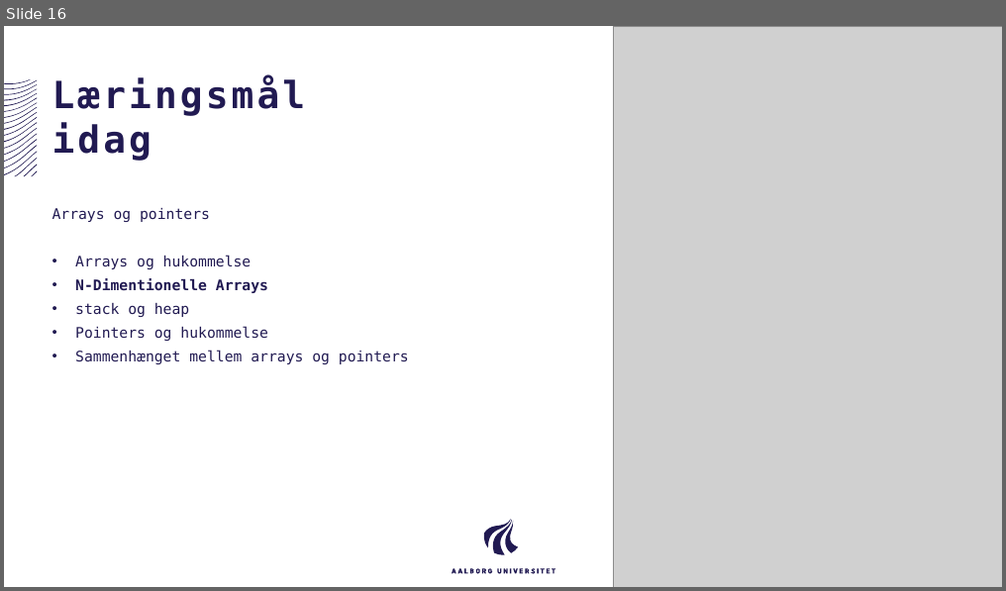
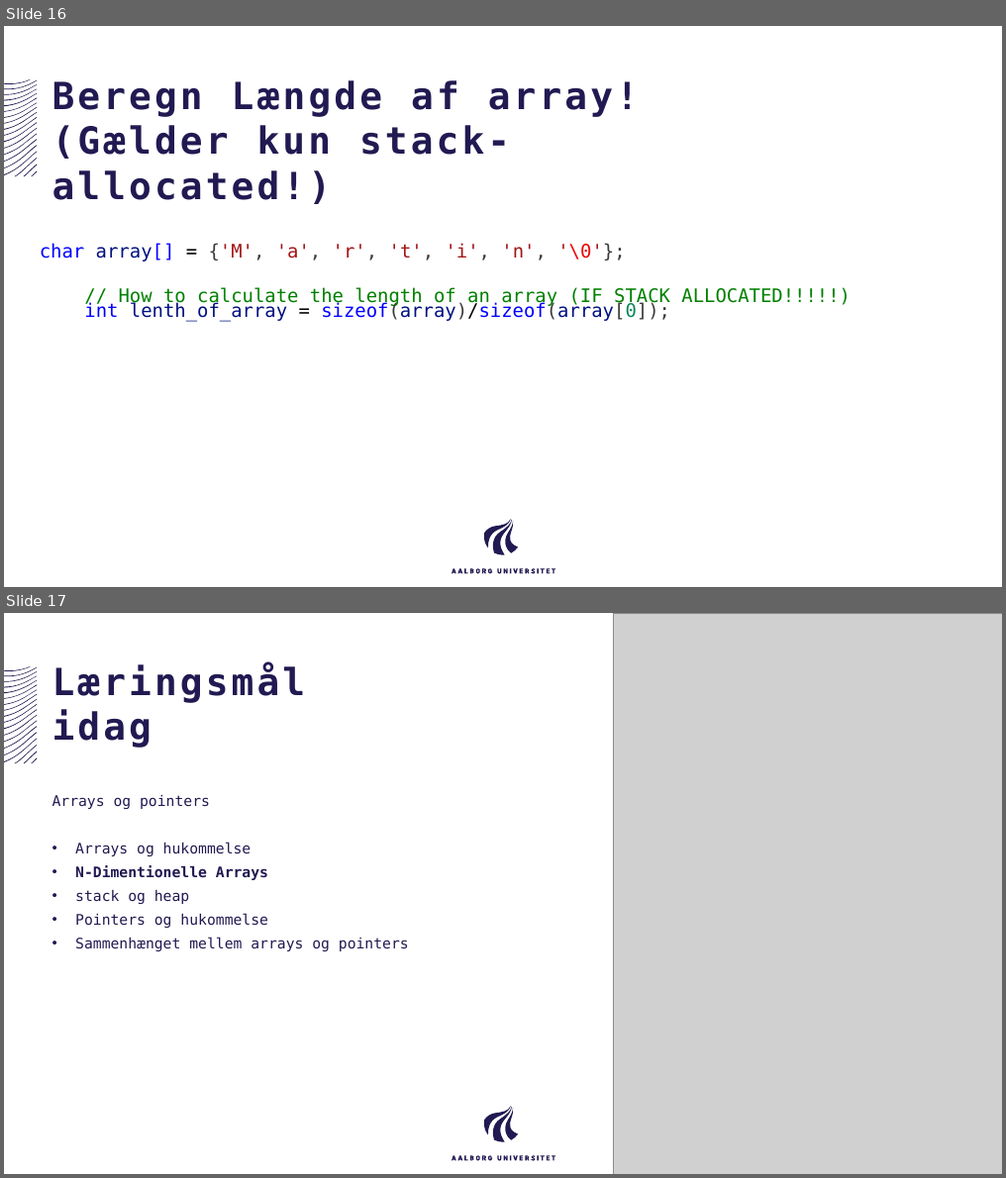
Before and after one commit to AAU-ST1-Programming/arrays_and_pointers, a slide deck: arrays_and_pointers.pptx. Shown one above the other, each under a label of ours: slide 16 before the commit, slides 16 and 17 after it. The pictures are 1006x591 and 1006x1178 pixels, drawn with LibreOffice and Linux fonts; fonts in the diff are those of the drawing; grey boxes stand for pictures. Boxes give left, top, right and bottom in pixels: in the first picture for what was removed or moved away, otherwise in the second. Text is boxed around its words. In the diff, an @@ line names an element or a change of style, - is before the commit and + after.

Commit message:
added an example of how to calculate an the length of an array

```diff
--- a/arrays_and_pointers.pptx
+++ b/arrays_and_pointers.pptx
@@ slide 16 added at [4,26,1002,587], background #FFFFFF; not listed: 40 template elements that a slide beside it also shows @@
@@ title added at [53,80,639,204], 36 pt, text #211A52, bold @@
+Beregn Længde af array!
+(Gælder kun stack-allocated!)
@@ text added at [40,243,850,322], 18 pt, text #008000 @@
+char array[] = {'M', 'a', 'r', 't', 'i', 'n', '\0'};
+// How to calculate the length of an array (IF STACK ALLOCATED!!!!!)
+int lenth_of_array = sizeof(array)/sizeof(array[0]);
@@ what was slide 16 is now slide 17 @@
```
Also in this commit, not shown: 1 other file.
